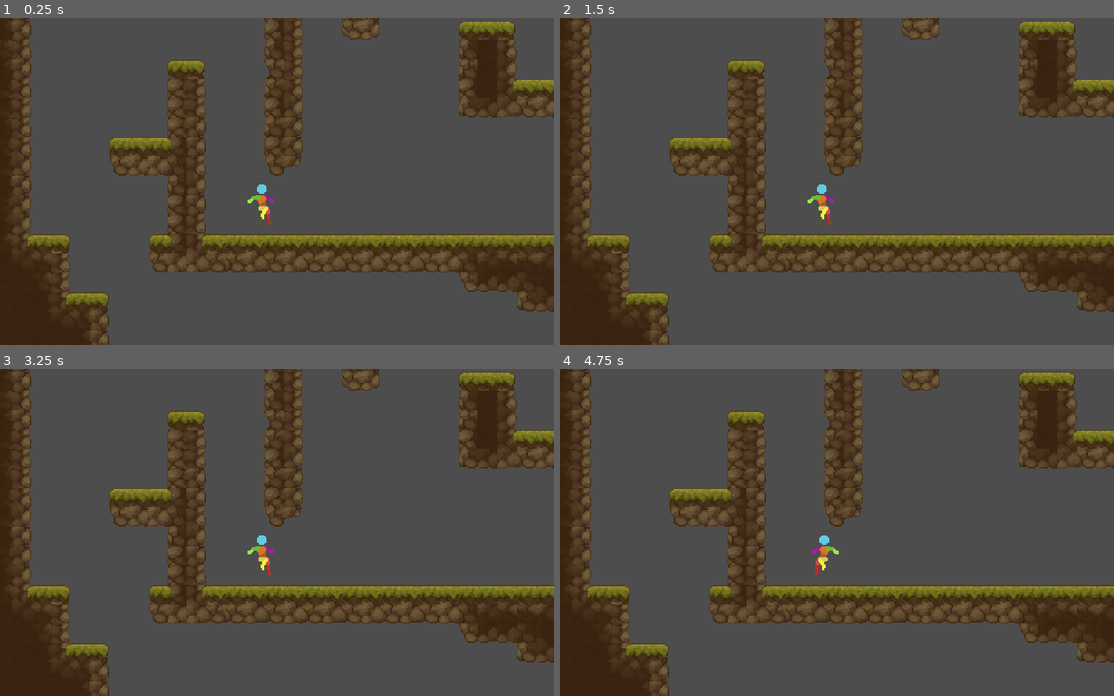
Above: before the commit, frames 1-4 (two rows, left to right).
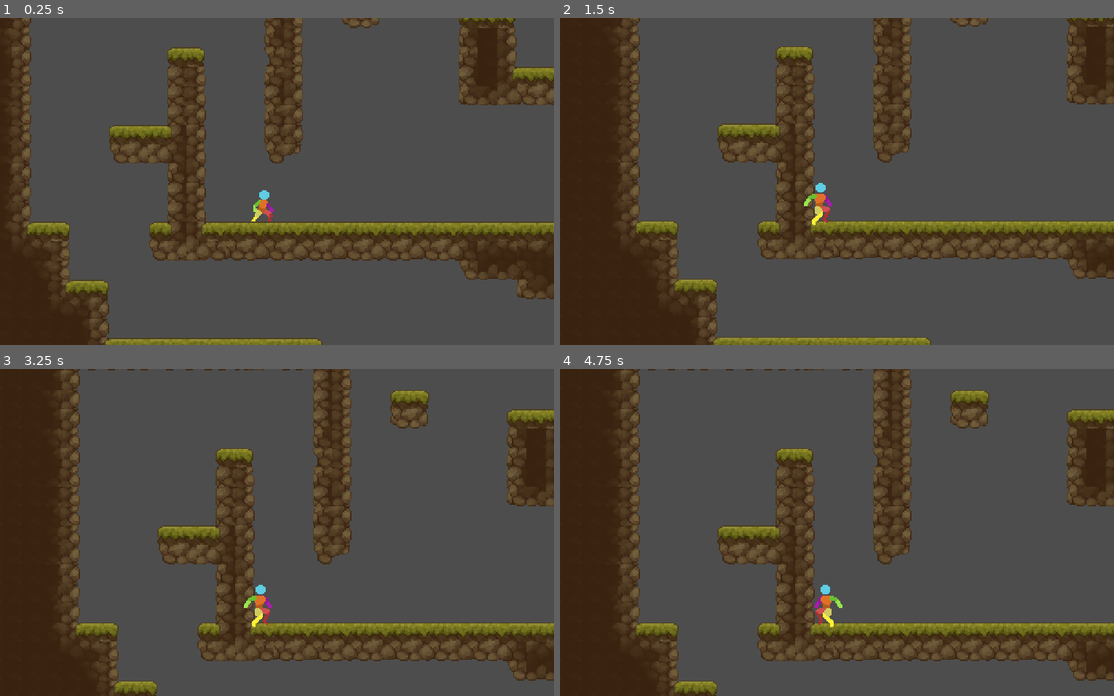
Above: after the commit, the same moments.

Repository: Ketei/UnnamedGame
Game: Godot game, scene res://Test/test_world.tscn
Same seed, same stepped clock (60 frames per second), same inputs: the game is played once before the commit and once after it.
Inputs:
- Up to frame 1 (0.25 s): no input
- Up to frame 2 (1.5 s): tap Enter (ui_accept) at 0.5 s; hold Right (gc_right) 0.53-1.28 s; hold Shift (gc_walk) 0.53-1.28 s; tap A (gc_jump) at 0.77 s; hold Down (gc_down) from 1.28 s (still down); tap Shift (gc_walk) at 1.35 s
- Up to frame 3 (3.25 s): tap A (gc_jump) at 1.52, 3.02 s; release Down (gc_down) at 2.03 s; hold Right (gc_right) 2.03-2.78 s; hold Shift (gc_walk) 2.03-2.78 s; tap Enter (ui_accept) at 2.75 s; hold Up (gc_up) from 2.78 s (still down); tap Shift (gc_walk) at 2.85 s
- Up to frame 4 (4.75 s): release Up (gc_up) at 3.53 s; hold Shift (gc_walk) 3.53-4.28 s; hold Left (gc_left) from 3.53 s (still down); tap A (gc_jump) at 3.77, 4.52 s; tap Shift (gc_walk) at 4.35 s

The runs differ from the first frame. In frame 1, 18% of the frame differs, in the area x 1-100%, y 0-100%; in frame 2, 42%; in frame 3, 45%; in frame 4, 45%.
Error in both runs: Invalid access to property or key '_time_to_peak' on a base object of type 'CharacterBody2D (Player)'. (res://Scripts/Modules/Behaviours/Movement/Player/Jump.g…

Commit message:
Move and slide
Module manager now can do move_and_slide.
It also sends it's reference to the parent if the parent is set.

Diff:
--- a/Scripts/BaseClasses/ModuleManager.gd
+++ b/Scripts/BaseClasses/ModuleManager.gd
@@ -4,12 +4,16 @@
 signal change_animation(AnimPack: String, AnimAction: String)
 
 @export var parent_node: Node
+@export var move_and_slide: bool = false
 # ModuleTypeName: ModuleID: ModuleNode
 var _loaded_modules: Dictionary = {}
 var _modules_references: Array = []
 var _module_init: Dictionary = {}
 
 func _ready():
+	if parent_node:
+		parent_node.module_manager = self
+
 	for child in self.get_children():
 		if not _is_object_a_valid_module(child):
 			continue
@@ -104,6 +108,9 @@
 			continue
 		module.module_physics_process(delta)
 
+	if move_and_slide and parent_node is CharacterBody2D:
+		parent_node.move_and_slide()
+
 
 func _unhandled_input(event):
 	for module in _modules_references:
